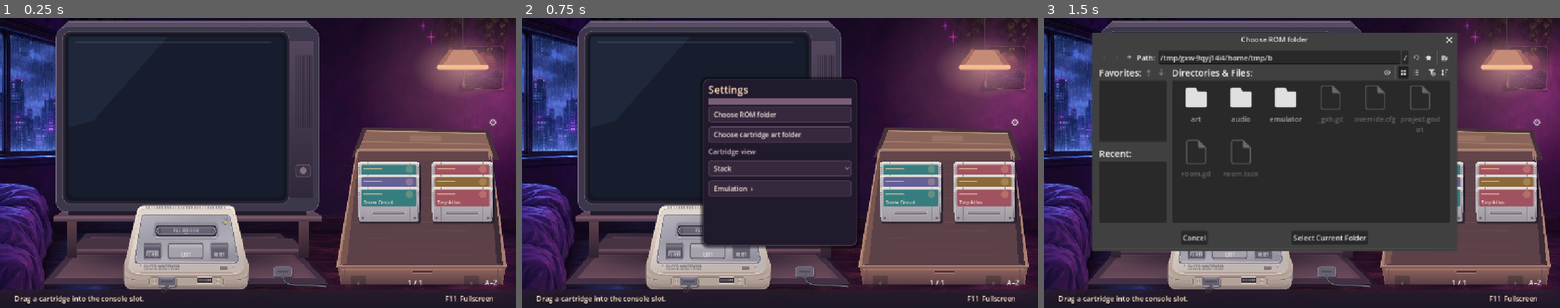
Above: before the commit, frames 1-3 (left to right).
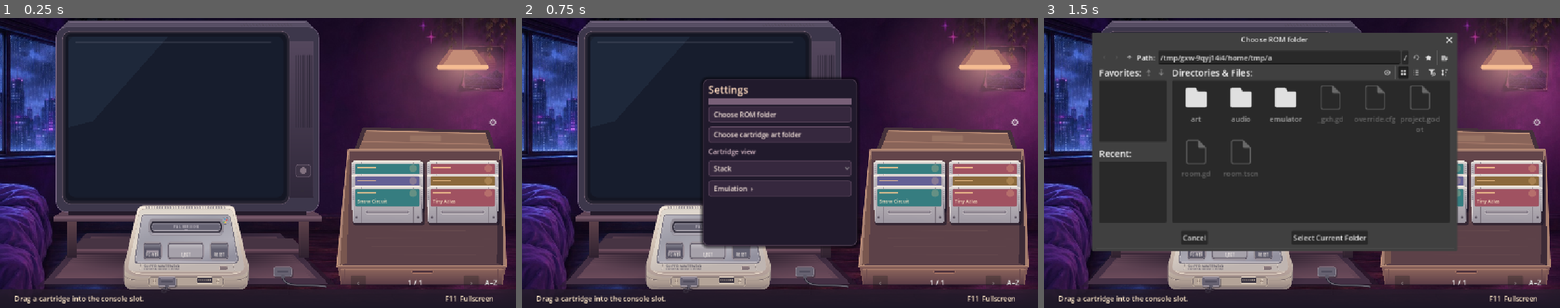
Above: after the commit, the same moments.

Repository: BaconBaps/snes
Game: Godot game, scene res://room.tscn
Same seed, same stepped clock (60 frames per second), same inputs: the game is played once before the commit and once after it.
Inputs:
- Up to frame 1 (0.25 s): no input
- Up to frame 2 (0.75 s): click "⚙" at 0.5 s
- Up to frame 3 (1.5 s): click "Choose ROM folder" at 1.25 s

The runs differ from the first frame. In frame 1, 4.4% of the frame differs, in the area x 28-99%, y 45-86%; in frame 2, 4.1%; in frame 3, 2.3%.

Commit message:
Move the PAL slot back and enlarge cartridges

Diff:
--- a/room.gd
+++ b/room.gd
@@ -4,7 +4,7 @@
 const CONSOLE_HEIGHT_SCALE := 1.75
 const CONSOLE_TRANSFORM := Transform2D(Vector2.RIGHT, Vector2(0, CONSOLE_HEIGHT_SCALE),
 	Vector2(0, CONSOLE_FLOOR * (1.0 - CONSOLE_HEIGHT_SCALE)))
-const SLOT_ART := Rect2(347, 525, 137, 14)
+const SLOT_ART := Rect2(336, 520, 159, 14)
 const BUTTON_HEIGHT := 23.0 * 0.85
 const RESET_ART := Rect2(470, 548, 39, BUTTON_HEIGHT)
 const EJECT_ART := Rect2(376, 548, 77, BUTTON_HEIGHT)
@@ -21,8 +21,8 @@
 const TV_OFFSET := Vector2(0, -55)
 const TV_GLASS := Rect2(153, 96, 480, 360)
 const SCREEN := Rect2(TV_GLASS.position + TV_OFFSET, TV_GLASS.size)
-const CART_SIZE := Vector2(138, 72 * 1.10)
-const LABEL_SIZE := Vector2(CART_SIZE.x - 16, 37)
+const CART_SIZE := Vector2(160, 84)
+const LABEL_SIZE := Vector2(CART_SIZE.x - 16, 39)
 const LABEL_RADIUS := 3
 const INSERT_SOUNDS := [
 	preload("res://audio/cartridge/insert_01.wav"),
@@ -45,7 +45,7 @@
 	preload("res://audio/cartridge/eject_08.wav"),
 ]
 const SETTINGS_PATH := "user://settings.cfg"
-const SEATED_CART_HEIGHT := 49.0
+const SEATED_CART_HEIGHT := 52.0
 const GRID_PAGE_SIZE := 6
 const STACK_PAGE_SIZE := 12
 const STACK_ROW_SPACING := 28
@@ -537,8 +537,8 @@
 
 func desk_position(index: int) -> Vector2:
 	var cell := index % page_size()
-	var row_spacing := STACK_ROW_SPACING if stacked else 81
-	return Vector2(799 + (cell % 2) * 164, (320 if stacked else 309) + floori(cell / 2.0) * row_spacing)
+	var row_spacing := STACK_ROW_SPACING if stacked else 85
+	return Vector2(785 + (cell % 2) * 168, (318 if stacked else 301) + floori(cell / 2.0) * row_spacing)
 
 func displayed_desk_position(index: int) -> Vector2:
 	return desk_position(index) + Vector2(0, stack_offsets.get(index, 0.0))
@@ -791,7 +791,7 @@
 		powered = false
 		seated = false
 		eject_animation = create_tween()
-		eject_animation.tween_property(self, "lift", CART_SIZE.y - SEATED_CART_HEIGHT + 2.0, 0.17).set_trans(Tween.TRANS_BACK).set_ease(Tween.EASE_OUT)
+		eject_animation.tween_property(self, "lift", minf(CART_SIZE.y - SEATED_CART_HEIGHT + 2.0, console_position().y - SCREEN.end.y - 5.0), 0.17).set_trans(Tween.TRANS_BACK).set_ease(Tween.EASE_OUT)
 		message = "Drag the ejected cartridge back to the shoebox."
 	elif inserted >= 0 and not seated and Rect2(console_position(), Vector2(CART_SIZE.x, console_cartridge_height())).has_point(point):
 		dragging = inserted
@@ -1000,19 +1000,19 @@
 	rounded(Rect2(915, 262, 70, 14), 2, "#cfab8c35")
 
 	# The back and side walls frame the darker cardboard interior.
-	shape([Vector2(797, 293), Vector2(1094, 293), Vector2(1131, 556),
+	shape([Vector2(777, 293), Vector2(1120, 293), Vector2(1131, 556),
 		Vector2(751, 556)], "#a27c6e")
-	shape([Vector2(801, 299), Vector2(1090, 299), Vector2(1092, 324),
-		Vector2(797, 324)], "#63454a")
-	shape([Vector2(797, 319), Vector2(1092, 319), Vector2(1119, 553),
+	shape([Vector2(781, 299), Vector2(1115, 299), Vector2(1115, 324),
+		Vector2(781, 324)], "#63454a")
+	shape([Vector2(781, 319), Vector2(1115, 319), Vector2(1119, 553),
 		Vector2(764, 553)], "#5c4148")
-	shape([Vector2(796, 301), Vector2(799, 319), Vector2(774, 548),
+	shape([Vector2(777, 301), Vector2(781, 319), Vector2(774, 548),
 		Vector2(759, 553)], "#79574f")
-	shape([Vector2(1097, 302), Vector2(1123, 553), Vector2(1109, 548),
-		Vector2(1092, 319)], "#3d2b37")
-	line(Vector2(800, 293), Vector2(1092, 293), "#ca9a7d", 2)
-	line(Vector2(797, 294), Vector2(752, 555), "#c3947c", 2)
-	line(Vector2(1095, 294), Vector2(1130, 555), "#b38671", 2)
+	shape([Vector2(1120, 302), Vector2(1123, 553), Vector2(1109, 548),
+		Vector2(1115, 319)], "#3d2b37")
+	line(Vector2(779, 293), Vector2(1118, 293), "#ca9a7d", 2)
+	line(Vector2(777, 294), Vector2(752, 555), "#c3947c", 2)
+	line(Vector2(1120, 294), Vector2(1130, 555), "#b38671", 2)
 	for index in range(12):
 		var y := 330 + index * 18
 		line(Vector2(778 + (index * 13) % 79, y),
@@ -1097,11 +1097,12 @@
 	rounded(SLOT_ART, 6, "#a8a3ac" if seated else "#292634")
 	if inserted < 0 or dragging == inserted:
 		rounded(SLOT_ART.grow(-2), 5, "#666373", "#a5a0aa")
-		line(Vector2(357, 528.5), Vector2(357, 535.5), "#494653")
-		line(Vector2(474, 528.5), Vector2(474, 535.5), "#494653")
-		draw_string(ThemeDB.fallback_font, Vector2(366, 533.7), "P A L   V E R S I O N",
-			HORIZONTAL_ALIGNMENT_CENTER, 99, 6, Color("#e4dce2"))
-		shape([Vector2(412, 535), Vector2(419, 535), Vector2(415.5, 537)], "#a7a0ad")
+		for x in [SLOT_ART.position.x + 10, SLOT_ART.end.x - 10]:
+			line(Vector2(x, SLOT_ART.position.y + 3.5), Vector2(x, SLOT_ART.end.y - 3.5), "#494653")
+		draw_string(ThemeDB.fallback_font, Vector2(SLOT_ART.get_center().x - 49.5, SLOT_ART.position.y + 8.7),
+			"P A L   V E R S I O N", HORIZONTAL_ALIGNMENT_CENTER, 99, 6, Color("#e4dce2"))
+		var arrow := Vector2(SLOT_ART.get_center().x, SLOT_ART.end.y - 4.0)
+		shape([arrow + Vector2(-3.5, 0), arrow + Vector2(3.5, 0), arrow + Vector2(0, 2)], "#a7a0ad")
 	if dragging >= 0 and SLOT.grow(20).has_point(pointer):
 		rounded(SLOT_ART.grow(3), 7, "#eab58975", "#ffdfad")
 	if inserted >= 0 and inserted != dragging:
@@ -1109,7 +1110,7 @@
 		# At rest the slot hides the shell immediately below the label.
 		cartridge(inserted, console_position(), console_cartridge_height())
 		draw_set_transform_matrix(CONSOLE_TRANSFORM)
-	draw_texture_rect(preload("res://art/pal-console-slot-lip.png"), Rect2(340, 536, 151, 7), false)
+	draw_texture_rect(preload("res://art/pal-console-slot-lip.png"), Rect2(SLOT_ART.position.x - 7.0, SLOT_ART.end.y - 3.0, SLOT_ART.size.x + 14.0, 7.0), false)
 
 	draw_console_button(Rect2(321, 548, 39, BUTTON_HEIGHT), "POWER", "#575465")
 	var switch_y := 553 if powered else 558
